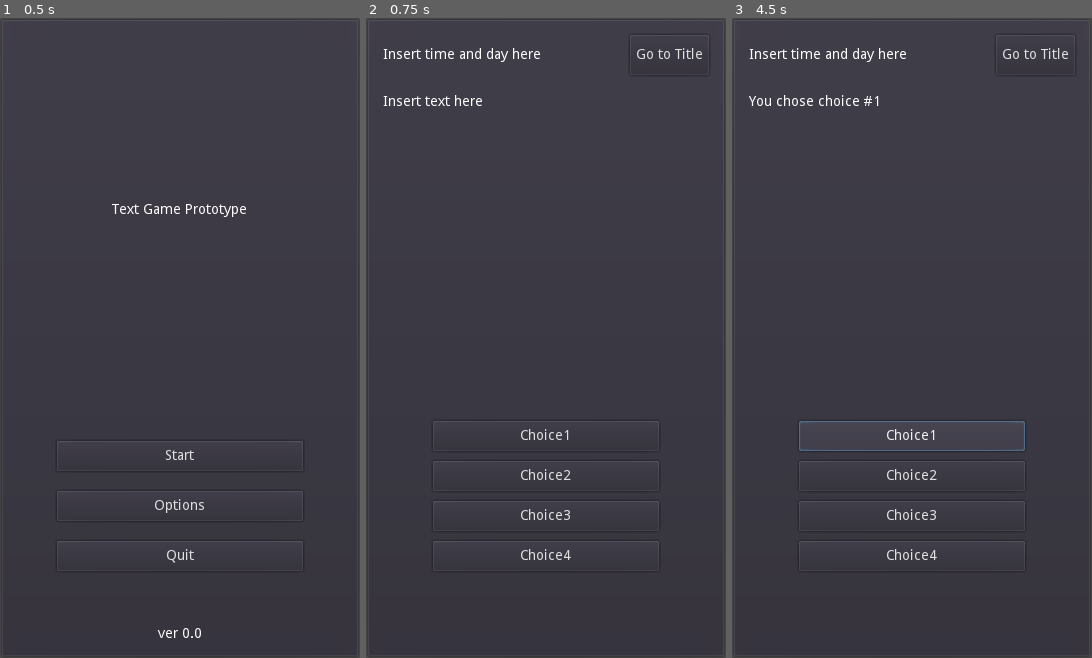
Above: before the commit, frames 1-3 (left to right).
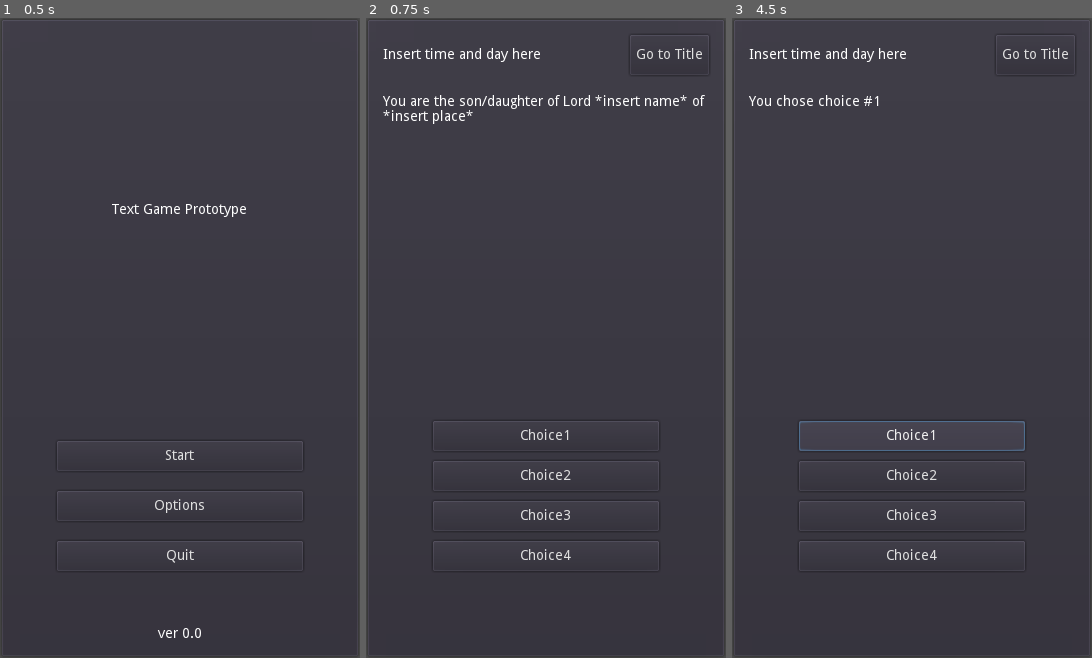
Above: after the commit, the same moments.

Repository: philipuriarte/A-Churchyard-of-Orphans
Game: Godot game, scene res://scenes/main.tscn
The game is run twice, just before and just after one commit, with the same random seed, the same clock (stepped at 60 frames per second) and the same inputs.
Inputs:
- Up to frame 1 (0.5 s): no input
- Up to frame 2 (0.75 s): click "Start" at 0.5 s
- Up to frame 3 (4.5 s): click "Go to Title" at 1.25 s; click "Start" at 2 s; click "Go to Title" at 2.75 s; click "Start" at 3.5 s; click "Choice1" at 4.25 s

Frame 1 is identical in both runs. In frame 2, 0.8% of the frame differs, in the area x 4-95%, y 12-17%; in frame 3, nothing differs.
Error before the commit: Invalid get index 'text' (on base: 'Dictionary'). (res://logic/game_screen_logic/content.gd:32)

Commit message:
Change text to narr_text in ready func

Diff:
--- a/logic/game_screen_logic/content.gd
+++ b/logic/game_screen_logic/content.gd
@@ -29,7 +29,7 @@
 
 
 func _ready() -> void:
-	set_narr_text(content_dict["prologue"]["text"])
+	set_narr_text(content_dict["prologue"]["narr_text"])
 
 
 func set_narr_text(new_text: String):
